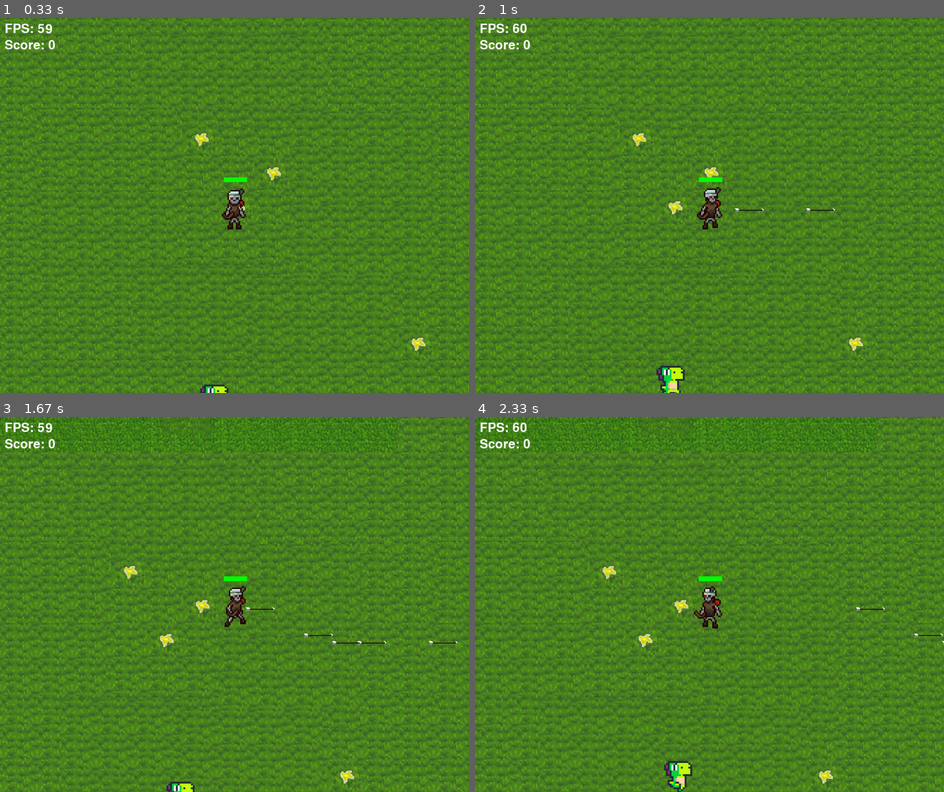
Above: before the commit, frames 1-4 (two rows, left to right).
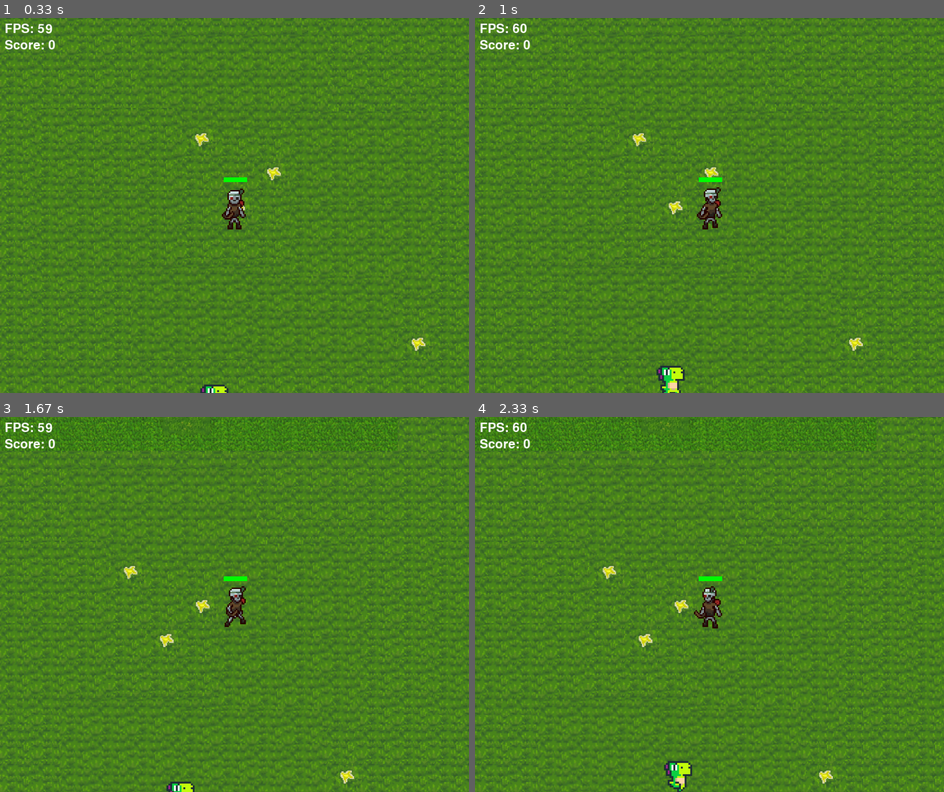
Above: after the commit, the same moments.

Repository: sunwindsss/Pygame-Projekts
Game: pygame game, started from entry.py
Two runs of this game, one before a commit and one after it. Both use one fixed random seed, a clock stepped at 60 frames per second and the inputs below.
Inputs:
- Up to frame 1 (0.33 s): no input
- Up to frame 2 (1 s): tap Space at 0.33, 0.73 s; hold D from 0.67 s (still down)
- Up to frame 3 (1.67 s): tap Space at 1.03, 1.23, 1.57 s; release D at 1.13 s; hold W 1.17-1.47 s; hold D from 1.5 s (still down)
- Up to frame 4 (2.33 s): tap Space at 1.87, 2.07 s; release D at 1.97 s; hold A from 2 s (still down)

Frame 1 is identical in both runs. In frame 2, less than 0.1% of the frame differs, in the area x 55-77%, y 50-52%; in frame 3, 0.1%, in the area x 52-98%, y 50-61%; in frame 4, less than 0.1%.

Commit message:
Bug fix, bow update
Bug fix: enemies will not become immortal

bow: can now be shot when facing the right direction, also there have been attempts to sync bow with arrows

Diff:
--- a/entry.py
+++ b/entry.py
@@ -12,7 +12,7 @@
     PLAYER_WIDTH, PLAYER_HEIGHT = 144, 144 # Attached to some settings in regards to player location on screen
     FPS = 60 # Framerate value for game
     WIN = pygame.display.set_mode((WIDTH,HEIGHT))
-    MAX_ARROWS = 5
+    MAX_ARROWS = 1
     ARROW_SPEED = 7
     speed = 4
     speed_linear = 4
@@ -270,13 +270,16 @@
         elif event.type == pygame.KEYUP:
             last_lift_up = event.key
         elif event.type == PLAYER_HIT:
-            player_health -= 2
+            player_health -= 1
         elif event.type == ENEMY_HIT1:
             enemy1_health -= 25
+            print(enemy1_health)
         elif event.type == ENEMY_HIT2:
             enemy2_health -= 25
+            print(enemy2_health)
         elif event.type == ENEMY_HIT3:
             enemy3_health -= 25
+            print(enemy3_health)
 
         elif event.type == ENEMY_HIT1_MELE:
             enemy1_health -= 1
@@ -510,21 +513,23 @@
         pygame.event.post(pygame.event.Event(ENEMY_HIT3_MELE))
 
 def handle_arrows(player_arrows):
-    global arrow
+    global arrow, action
     for arrow in player_arrows:
         arrow.x += ARROW_SPEED
-        if enemy1.colliderect(arrow):
-            pygame.event.post(pygame.event.Event(ENEMY_HIT1))
+        if action == 10 or action == 6:
+            if enemy1.colliderect(arrow):
+                pygame.event.post(pygame.event.Event(ENEMY_HIT1))
+                player_arrows.remove(arrow)
+            if enemy2.colliderect(arrow):
+                pygame.event.post(pygame.event.Event(ENEMY_HIT2))
+                player_arrows.remove(arrow)
+            if enemy3.colliderect(arrow):
+                pygame.event.post(pygame.event.Event(ENEMY_HIT3))
+                player_arrows.remove(arrow)
+            elif arrow.x > player.x+700:
+                player_arrows.remove(arrow)
+        else:
             player_arrows.remove(arrow)
-        if enemy2.colliderect(arrow):
-            pygame.event.post(pygame.event.Event(ENEMY_HIT2))
-            player_arrows.remove(arrow)
-        if enemy3.colliderect(arrow):
-            pygame.event.post(pygame.event.Event(ENEMY_HIT3))
-            player_arrows.remove(arrow)
-        elif arrow.x > player.x+700:
-            player_arrows.remove(arrow)
-
 class HealthBar():
     def __init__(self, x, y, w, h, max_hp):
         self.x = x
@@ -575,7 +580,7 @@
 
     game_over = False
     while running:
-        if enemy1_health == 0:
+        if enemy1_health <= 0:
             score += 1
             enemy1_coordinate = enemy_spawn(player)
             enemy1_icon_x = enemy1_coordinate[0]
@@ -584,12 +589,12 @@
             enemy1 = pygame.Rect(enemy1_icon_x, enemy1_icon_y, PLAYER_WIDTH/2,PLAYER_HEIGHT/2)
         if enemy2_health == 0:
             score +=1
-            enemy2_coordinate = enemy_spawn(player)
+            enemy2_coordinate <= enemy_spawn(player)
             enemy2_icon_x = enemy2_coordinate[0]
             enemy2_icon_y = enemy2_coordinate[1]
             enemy2_health = 50
             enemy2 = pygame.Rect(enemy2_icon_x, enemy2_icon_y, PLAYER_WIDTH/2,PLAYER_HEIGHT/2)
-        if enemy3_health == 0:
+        if enemy3_health <= 0:
             score +=1
             enemy3_coordinate = enemy_spawn(player)
             enemy3_icon_x = enemy3_coordinate[0]
